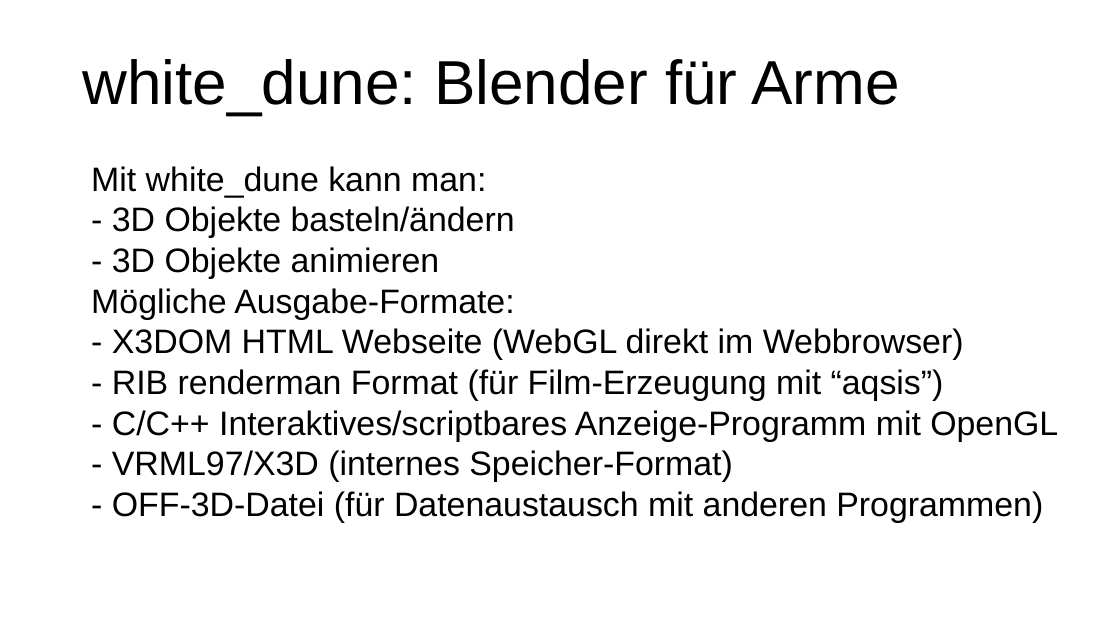
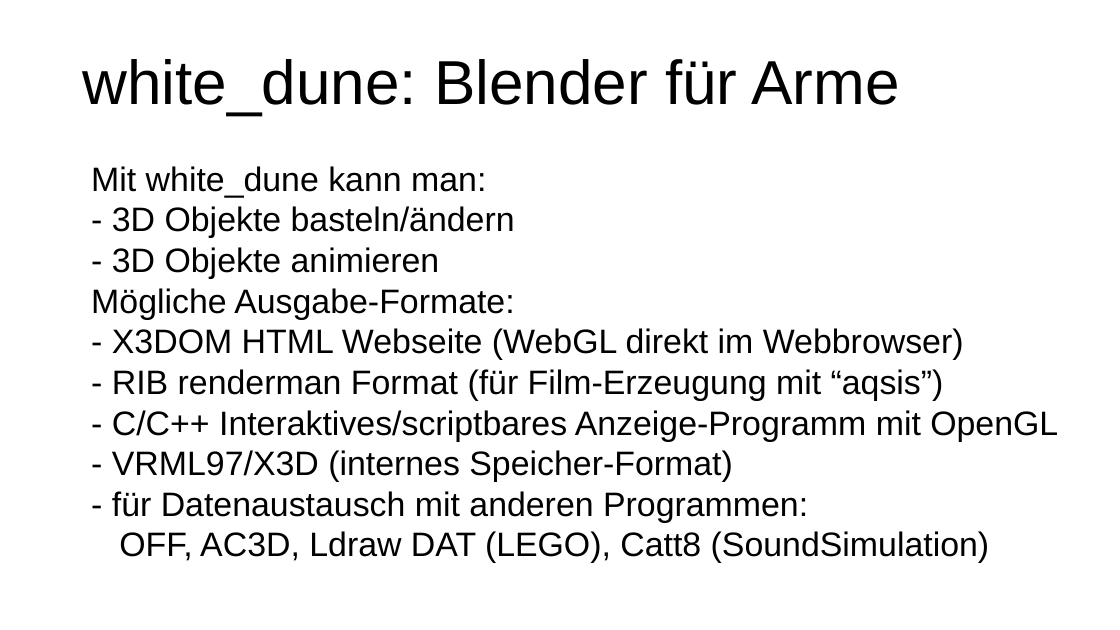
Before and after one commit to mufti11/white_dune, a slide deck: slide 2 of docs/usage_docs/white_dune_rasberry_pi.odp. Drawn at 1120x630 pixels with LibreOffice and Linux fonts; fonts in the diff are those of the drawing. Boxes give left, top, right and bottom in pixels: in the first picture for what was removed or moved away, otherwise in the second. Text is boxed around its words. In the diff, an @@ line names an element or a change of style, - is before the commit and + after.

Commit message:
white_dune 1.782

```diff
--- a/docs/usage_docs/white_dune_rasberry_pi.odp
+++ b/docs/usage_docs/white_dune_rasberry_pi.odp
@@ text at [112,491,990,563]: text changed @@
-- OFF-3D-Datei (für Datenaustausch mit anderen Programmen)
+- für Datenaustausch mit anderen Programmen:
+OFF, AC3D, Ldraw DAT (LEGO), Catt8 (SoundSimulation)
```
Also in this commit, not shown: 4 other slides changed, 4 other files.
